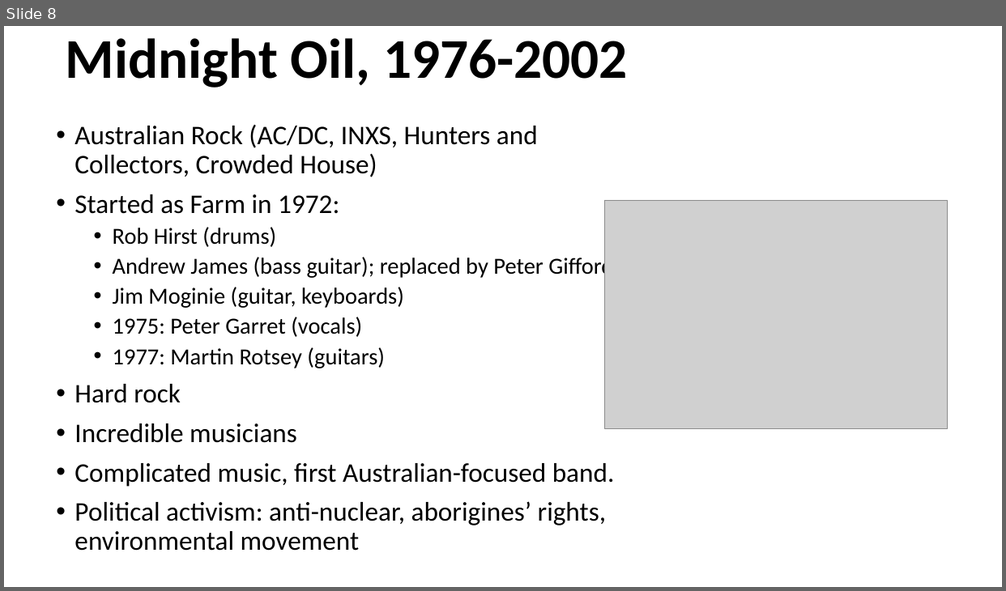
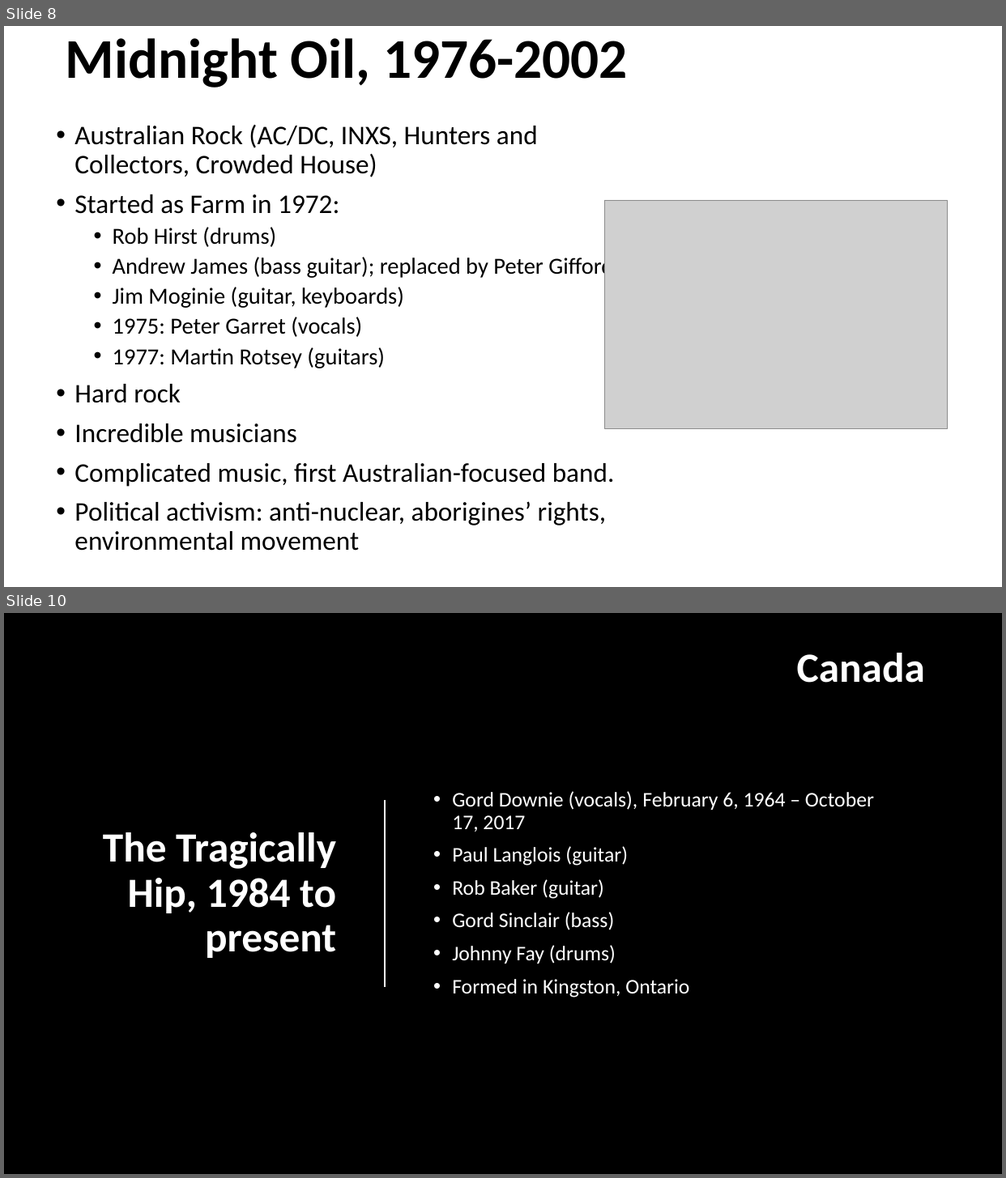
Before and after one commit to mrbaker1917/website, a slide deck: HSTR121/ppts/Rock and Roll outside the West.pptx. Shown one above the other, each under a label of ours: slide 8 before the commit, slides 8 and 10 after it; the slides between them are not shown. The pictures are 1006x591 and 1006x1178 pixels, drawn with LibreOffice and Linux fonts; fonts in the diff are those of the drawing; grey boxes stand for pictures; background and template pictures are left out. Boxes give left, top, right and bottom in pixels: in the first picture for what was removed or moved away, otherwise in the second. Text is boxed around its words. In the diff, an @@ line names an element or a change of style, - is before the commit and + after.

```diff
--- a/HSTR121/ppts/Rock and Roll outside the West.pptx
+++ b/HSTR121/ppts/Rock and Roll outside the West.pptx
@@ slide 10 added at [4,613,1002,1174], background picture (left out) @@
@@ text added at [797,653,925,683], 40 pt, text #FFFFFF, bold @@
+Canada
@@ line added from (385, 800) to (385, 987), #FFFFFF 1.25 pt @@
@@ text added at [452,791,874,998], 20 pt, text #FFFFFF @@
+• Gord Downie (vocals), February 6, 1964 – October 17, 2017
+• Paul Langlois (guitar)
+• Rob Baker (guitar)
+• Gord Sinclair (bass)
+• Johnny Fay (drums)
+• Formed in Kingston, Ontario
@@ title added at [103,833,336,958], 40 pt, text #FFFFFF, bold @@
+The Tragically Hip, 1984 to present
```
Also in this commit, not shown: 7 slides changed, 2 other slides added.
